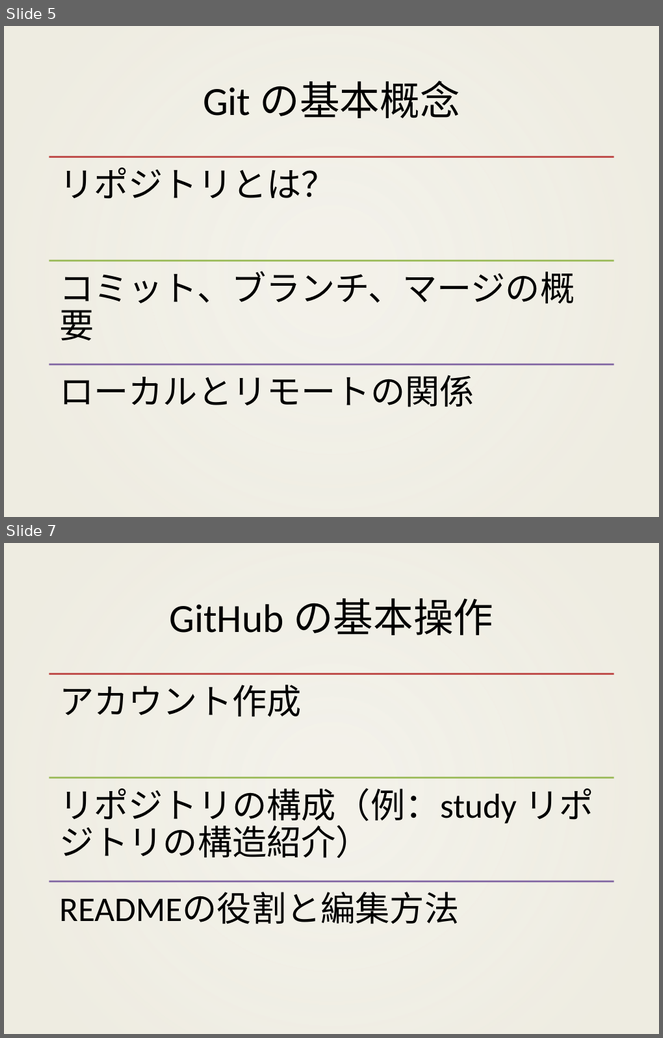
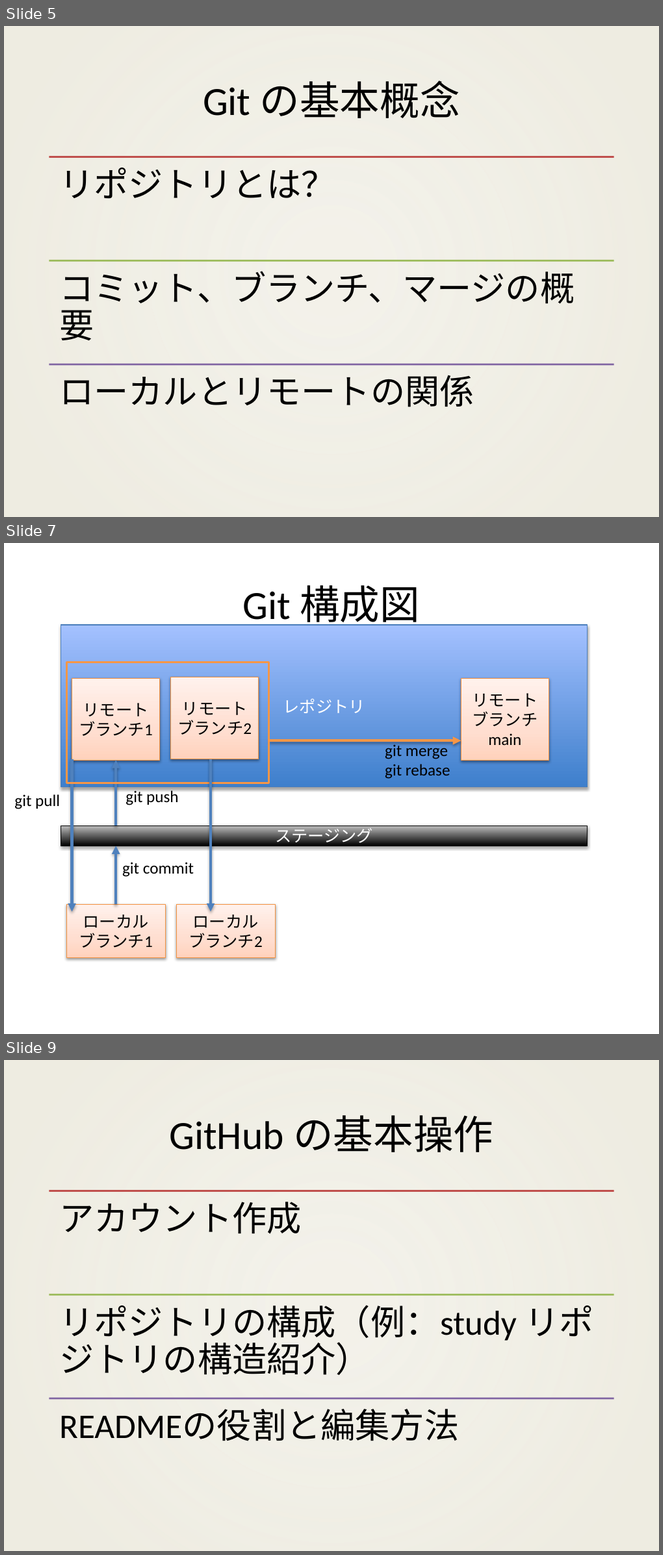
Before and after one commit to pyxudev/SenjuMeetupDocs, a slide deck: GitHub/GitHub_HandsOn.pptx. Shown one above the other, each under a label of ours: slides 5 and 7 before the commit, slides 5, 7 and 9 after it; the slides between them are not shown. The pictures are 663x1038 and 663x1555 pixels, drawn with LibreOffice and Linux fonts; fonts in the diff are those of the drawing; background and template pictures are left out. Boxes give left, top, right and bottom in pixels: in the first picture for what was removed or moved away, otherwise in the second. Text is boxed around its words. In the diff, an @@ line names an element or a change of style, - is before the commit and + after.

```diff
--- a/GitHub/GitHub_HandsOn.pptx
+++ b/GitHub/GitHub_HandsOn.pptx
@@ slide 7 added at (4, 543, 659, 1034), background #FFFFFF @@
@@ title added at (243, 585, 420, 629), 44 pt, text #000000 @@
+Git 構成図
@@ rectangle added at (61, 625, 588, 787), fill gradient #3F80CE to #A4C4FF, outline #4B7EBC 0.75 pt, 18 pt, text #FFFFFF @@
+レポジトリ
@@ rectangle added at (66, 662, 269, 783), outline #F79646 2 pt @@
@@ rectangle added at (72, 678, 160, 760), fill gradient #FFD2BD to #FFDED0 to #FFF2ED, outline #F69240 0.75 pt, 18 pt, text #000000 @@
+リモート
+ブランチ1
@@ rectangle added at (171, 678, 259, 759), fill gradient #FFD2BD to #FFDED0 to #FFF2ED, outline #F69240 0.75 pt, 18 pt, text #000000 @@
+リモート
+ブランチ2
@@ rectangle added at (462, 678, 549, 760), fill gradient #FFD2BD to #FFDED0 to #FFF2ED, outline #F69240 0.75 pt, 18 pt, text #000000 @@
+リモート
+ブランチ
+main
@@ arrow added from (269, 741) to (462, 741), #F79646 3 pt @@
@@ text added at (385, 743, 451, 779), 18 pt, text #000000 @@
+git merge
+git rebase
@@ arrow added from (72, 759) to (72, 912), #4F81BD 3 pt @@
@@ arrow added from (116, 826) to (116, 760), #4F81BD 3 pt @@
@@ arrow added from (211, 759) to (211, 912), #4F81BD 3 pt @@
@@ text added at (14, 795, 60, 809), 18 pt, text #000000 @@
+git pull
@@ text added at (126, 789, 179, 806), 18 pt, text #000000 @@
+git push
@@ rectangle added at (61, 826, 588, 847), fill gradient #000000 to #BDBDBD, outline #000000 0.75 pt, 18 pt, text #FFFFFF @@
+ステージング
@@ arrow added from (116, 904) to (116, 846), #4F81BD 3 pt @@
@@ text added at (122, 862, 194, 877), 18 pt, text #000000 @@
+git commit
@@ rectangle added at (66, 904, 165, 958), fill gradient #FFD2BD to #FFDED0 to #FFF2ED, outline #F69240 0.75 pt, 18 pt, text #000000 @@
+ローカル
+ブランチ1
@@ rectangle added at (176, 904, 275, 958), fill gradient #FFD2BD to #FFDED0 to #FFF2ED, outline #F69240 0.75 pt, 18 pt, text #000000 @@
+ローカル
+ブランチ2
@@ what was slide 7 is now slide 9 @@
```
Also in this commit, not shown: 3 slides changed, 2 other slides added.
